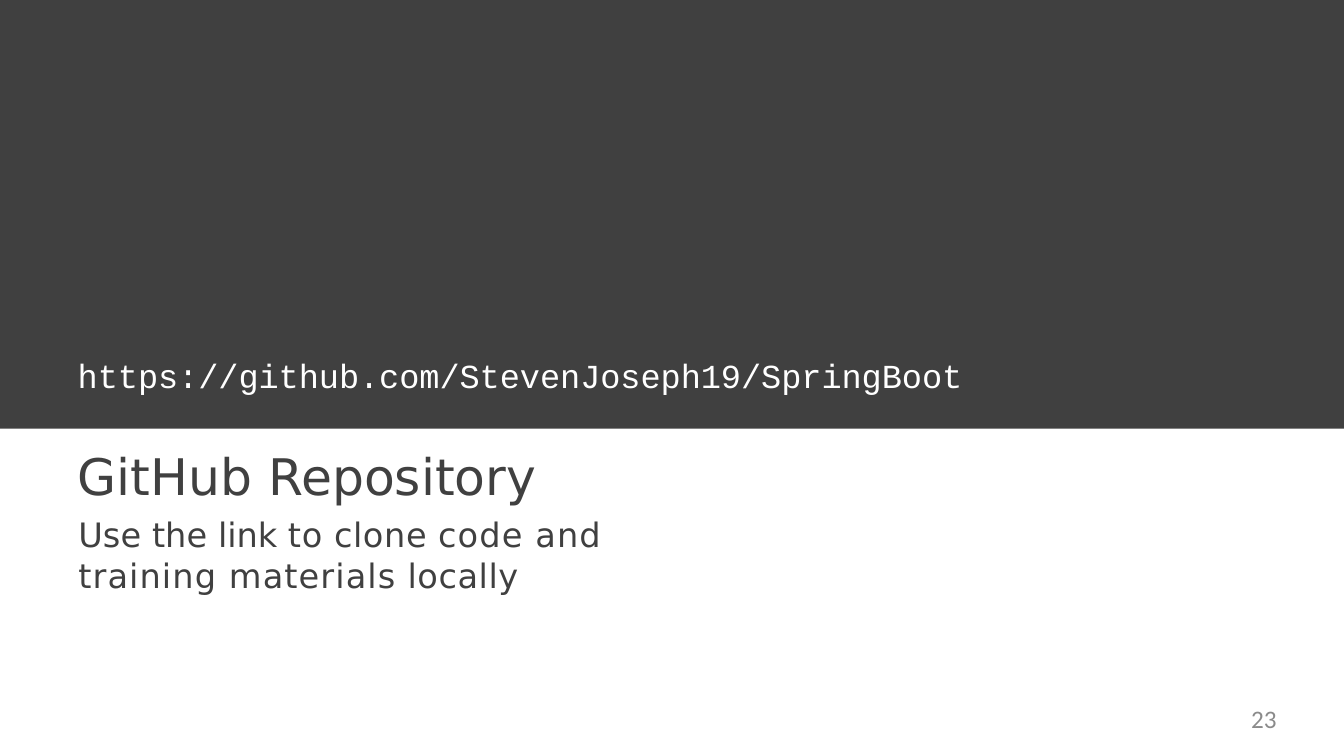
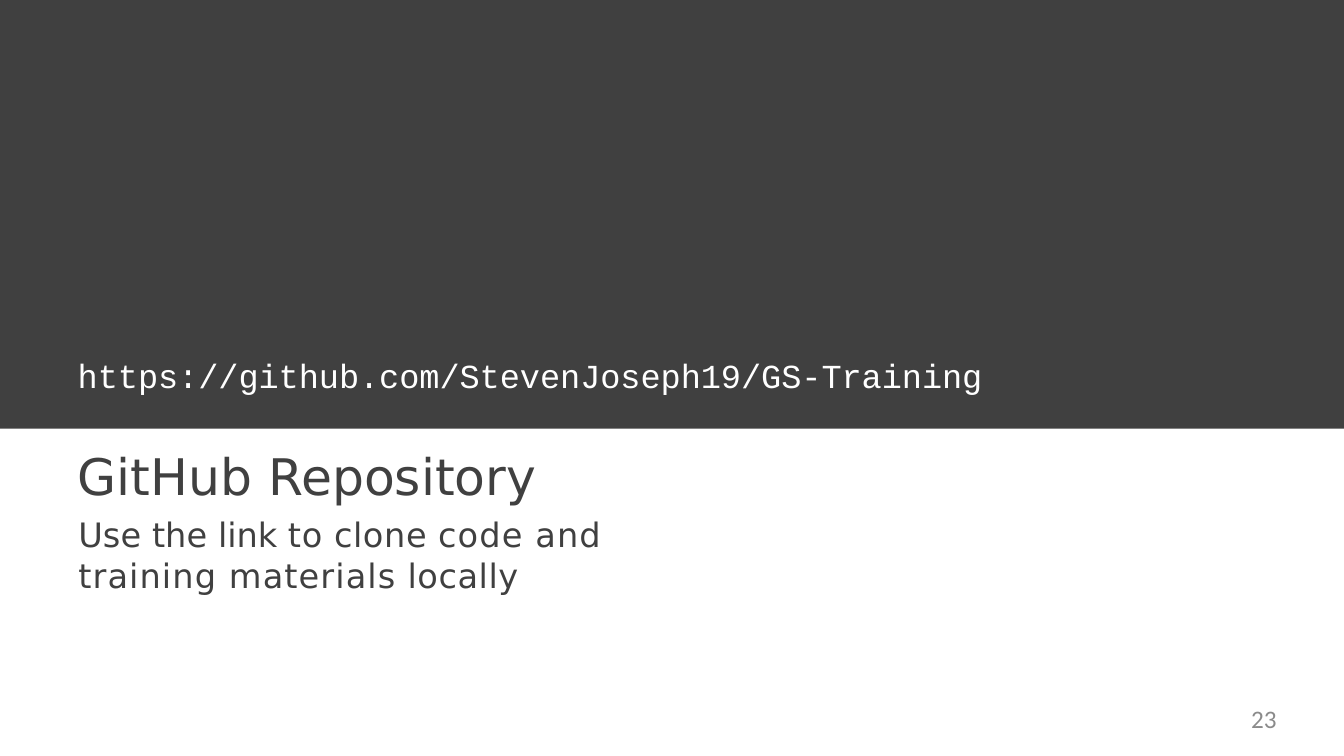
Before and after one commit to naveenkumar773747/GS-Training, a slide deck: slide 23 of Training Materials/Day 3/Spring Boot/Slides/2. Introducing Spring Boot and Its Benefits/introducing-spring-boot-and-its-benefits-slides.pptx. Drawn at 1344x756 pixels with LibreOffice and Linux fonts; fonts in the diff are those of the drawing; background and template pictures are left out. Boxes give left, top, right and bottom in pixels: in the first picture for what was removed or moved away, otherwise in the second. Text is boxed around its words. In the diff, an @@ line names an element or a change of style, - is before the commit and + after.

```diff
--- a/Training Materials/Day 3/Spring Boot/Slides/2. Introducing Spring Boot and Its Benefits/introducing-spring-boot-and-its-benefits-slides.pptx
+++ b/Training Materials/Day 3/Spring Boot/Slides/2. Introducing Spring Boot and Its Benefits/introducing-spring-boot-and-its-benefits-slides.pptx
@@ title at [78,364,983,395]: text changed @@
-https://github.com/StevenJoseph19/SpringBoot
+https://github.com/StevenJoseph19/GS-Training
```
Also in this commit, not shown: 3 other slides changed, 13 other files.
